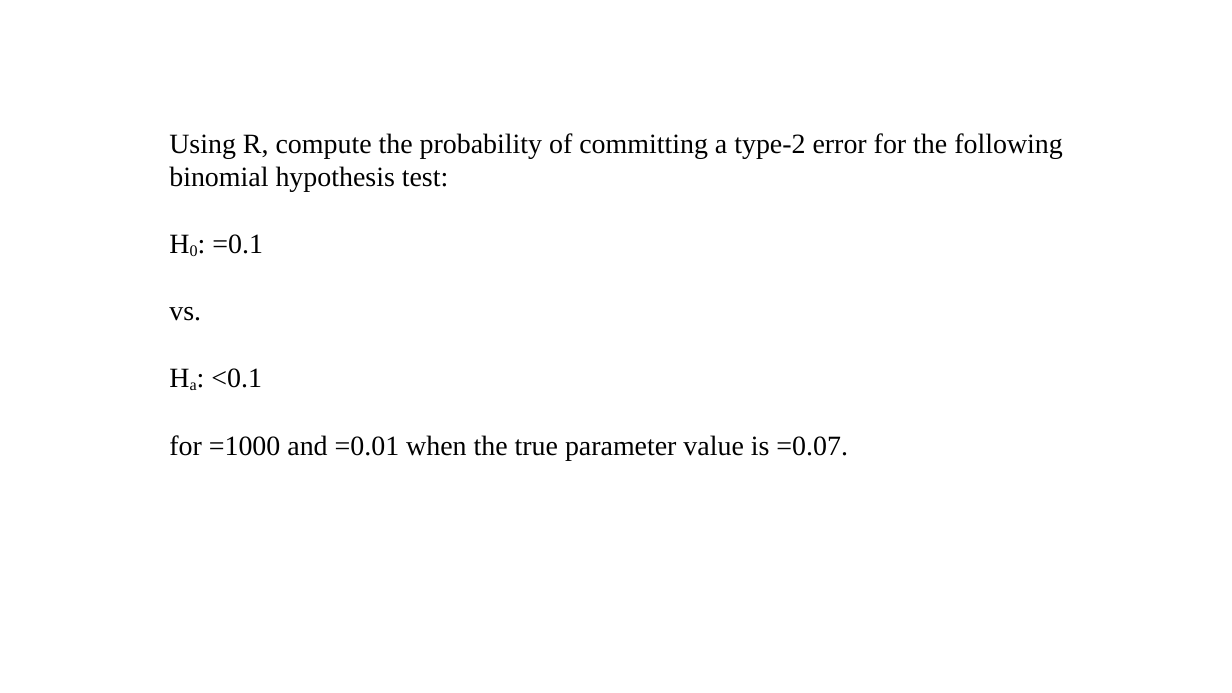
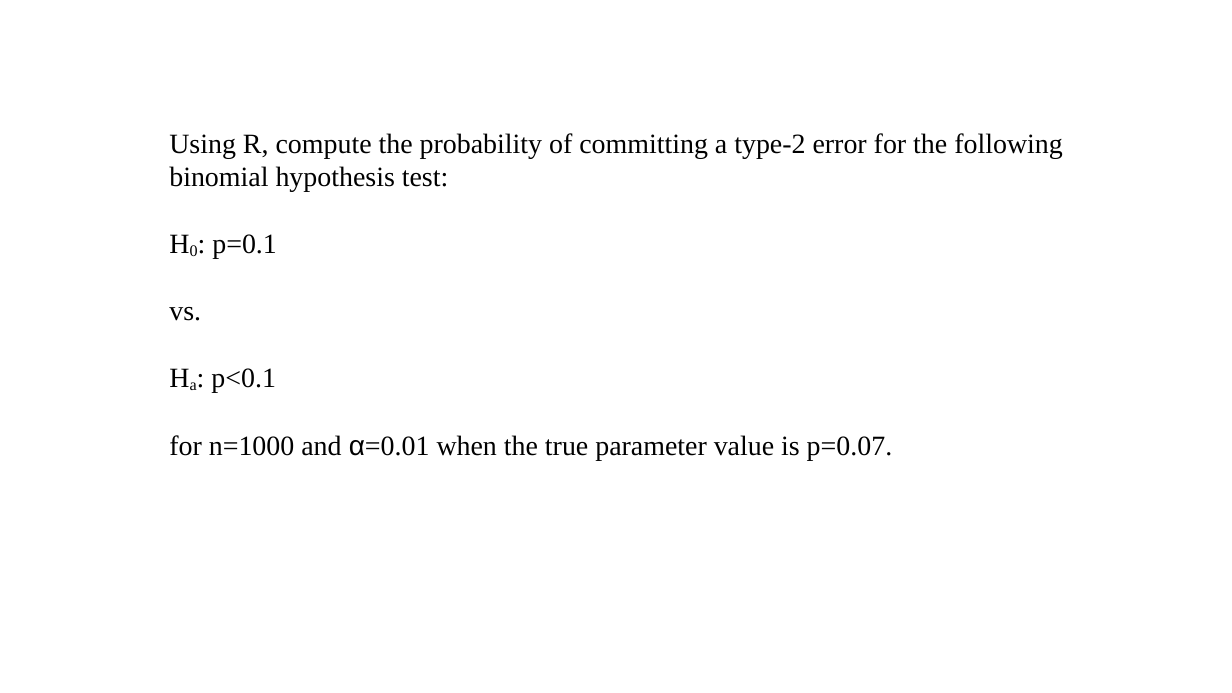
Before and after one commit to pvermees/geostats, a slide deck: slide 49 of slides/quizzes.odp (slide 48 before the commit). Drawn at 1232x693 pixels with LibreOffice and Linux fonts; fonts in the diff are those of the drawing. Boxes give left, top, right and bottom in pixels: in the first picture for what was removed or moved away, otherwise in the second. Text is boxed around its words. In the diff, an @@ line names an element or a change of style, - is before the commit and + after.

```diff
--- a/slides/quizzes.odp
+++ b/slides/quizzes.odp
@@ text at (212,234,277,259): text changed @@
-H0: =0.1
+H0: p=0.1
@@ text at (169,368,893,460): text changed @@
-Ha: <0.1
-for =1000 and =0.01 when the true parameter value is =0.07.
+Ha: p<0.1
+for n=1000 and α=0.01 when the true parameter value is p=0.07.
```
Also in this commit, not shown: 2 other slides changed, 1 slide added, 1 other file.
